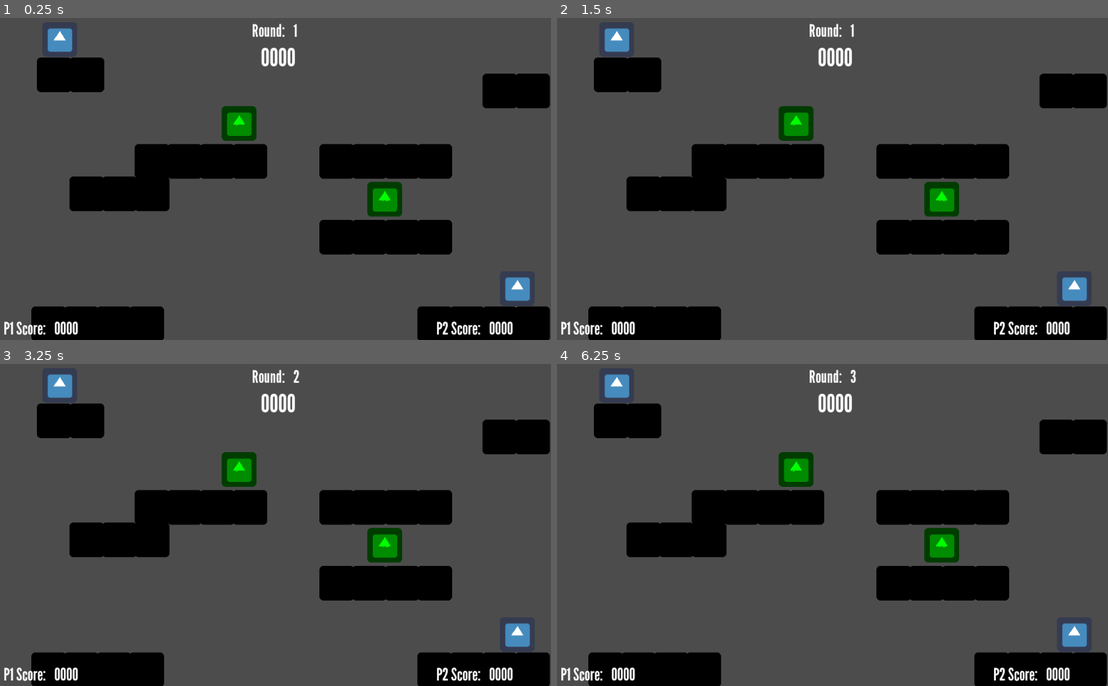
Above: before the commit, frames 1-4 (two rows, left to right).
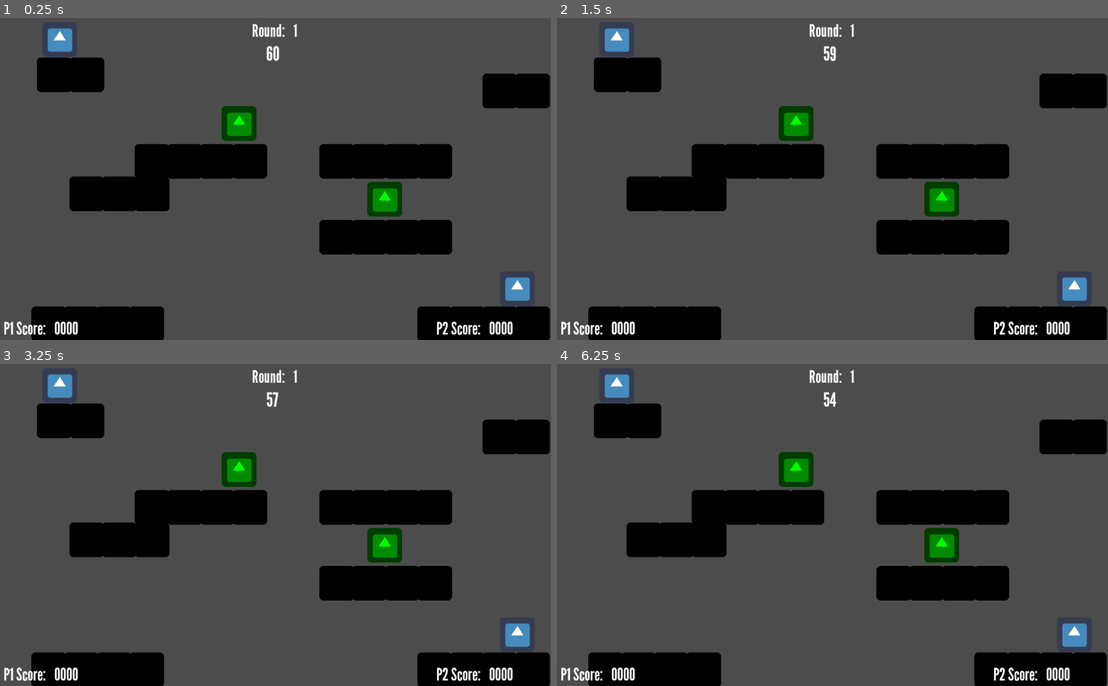
Above: after the commit, the same moments.

Repository: TKlintworth/CryptidJam2019
Game: Godot game, scene res://Level.tscn
Two runs of this game, one before a commit and one after it. Both use one fixed random seed, a clock stepped at 60 frames per second and the inputs below. The engine's default icon, where the game draws it, is replaced by a stand-in: a white triangle on a blue panel in a dark square.
Inputs:
- Up to frame 1 (0.25 s): no input
- Up to frame 2 (1.5 s): tap Enter at 0.5 s
- Up to frame 3 (3.25 s): tap Space at 2 s; tap Enter at 2.75 s
- Up to frame 4 (6.25 s): tap Space at 3.5, 5.75 s; tap Enter at 5 s

The runs differ from the first frame. In frame 1, 0.3% of the frame differs, in the area x 47-54%, y 8-16%; in frame 2, 0.3%; in frame 3, 0.3%; in frame 4, 0.3%, in the area x 47-55%, y 1-16%.

Commit message:
working round timer with GUI

Diff:
--- a/GUI.tscn
+++ b/GUI.tscn
@@ -1,10 +1,11 @@
-[gd_scene load_steps=4 format=2]
+[gd_scene load_steps=5 format=2]
 
 [ext_resource path="res://Score.tscn" type="PackedScene" id=1]
 [ext_resource path="res://Fonts/league-gothic-master/LeagueGothic-Regular.otf" type="DynamicFontData" id=2]
+[ext_resource path="res://TimeLabel.gd" type="Script" id=3]
 
 [sub_resource type="DynamicFont" id=1]
-size = 46
+size = 36
 font_data = ExtResource( 2 )
 
 [node name="GUI" type="Node2D"]
@@ -27,10 +28,13 @@
 text = "Round: "
 paddingLength = 1
 
-[node name="TimeLeft" type="Label" parent="."]
-margin_left = 490.0
+[node name="TimeLabel" type="Label" parent="."]
+margin_left = 500.0
 margin_top = 50.0
-margin_right = 590.0
-margin_bottom = 107.0
+margin_right = 540.0
+margin_bottom = 64.0
 custom_fonts/font = SubResource( 1 )
-text = "0000"
+text = "000"
+script = ExtResource( 3 )
+
+[node name="Timer" type="Timer" parent="TimeLabel"]
--- a/GameManager.gd
+++ b/GameManager.gd
@@ -4,7 +4,7 @@
 var current_scene = null
 # 3 minutes per round
 # 5 rounds
-export var secondsInRound = 3
+export var secondsInRound = 60
 export var rounds = 5
 
 #Start at round 1
@@ -30,13 +30,15 @@
 		PlayerVariables.player1Score += 1
 	if PlayerVariables.player2Score > PlayerVariables.player1Points:
 		PlayerVariables.player2Score += 1
+
+	#All this could go in a resetLevel function or something
 	#Reset control points here
 	PlayerVariables.controlPoints = []
 	PlayerVariables.player1Points = 0
 	PlayerVariables.player2Points = 0
-
-	#Reset player locations #TODO temporary reloading scene
-	#get_tree().reload_current_scene()
+	#Send players back to their spawns
+	current_scene.get_node("Player1").position = current_scene.get_node("Player1Spawn").position
+	current_scene.get_node("Player2").position = current_scene.get_node("Player2Spawn").position
 
 	#Increment round
 	current_scene.get_node("GUI/Round").adjust(1)
@@ -47,6 +49,8 @@
 func runRounds():
 	#Game Loop
 	while(currentRound < rounds):
+		#Start the timer that displays remaining time in round
+		current_scene.get_node("GUI/TimeLabel/Timer").start(secondsInRound)
 		yield(get_tree().create_timer(secondsInRound), "timeout")
 		resolve_round()
 		print("Current round: ", currentRound)
--- a/Level.tscn
+++ b/Level.tscn
@@ -1,10 +1,11 @@
-[gd_scene load_steps=6 format=2]
+[gd_scene load_steps=7 format=2]
 
 [ext_resource path="res://ControlPoint.tscn" type="PackedScene" id=1]
 [ext_resource path="res://Player2.tscn" type="PackedScene" id=2]
 [ext_resource path="res://Player1.tscn" type="PackedScene" id=3]
 [ext_resource path="res://Wall.tscn" type="PackedScene" id=4]
 [ext_resource path="res://GUI.tscn" type="PackedScene" id=5]
+[ext_resource path="res://Spawn.tscn" type="PackedScene" id=6]
 
 [node name="Level" type="Node"]
 
@@ -109,3 +110,8 @@
 upper = 15
 
 [node name="GUI" parent="." instance=ExtResource( 5 )]
+
+[node name="Player1Spawn" parent="." instance=ExtResource( 6 )]
+
+[node name="Player2Spawn" parent="." instance=ExtResource( 6 )]
+position = Vector2( 962, 500 )
--- /dev/null
+++ b/Spawn.tscn
@@ -0,0 +1,4 @@
+[gd_scene format=2]
+
+[node name="Player1Spawn" type="Position2D"]
+position = Vector2( 120, 50 )
--- /dev/null
+++ b/TimeLabel.gd
@@ -0,0 +1,9 @@
+extends Label
+
+
+func _process(delta: float):
+	#TODO potentially remove this +1 as i think its a sloppy workaround
+	#ex: counter was starting at 2,1,0... this allows 3,2,1...
+	var timeLeft = str(int($Timer.get_time_left()+1))
+	print(timeLeft)
+	set_text(timeLeft)
